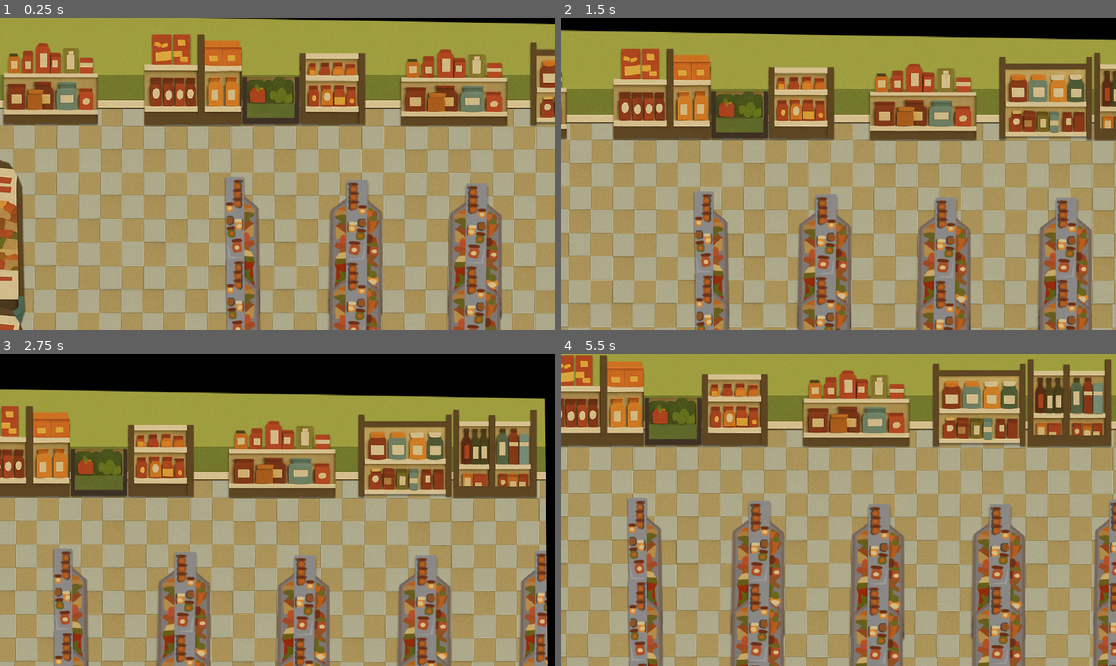
Above: before the commit, frames 1-4 (two rows, left to right).
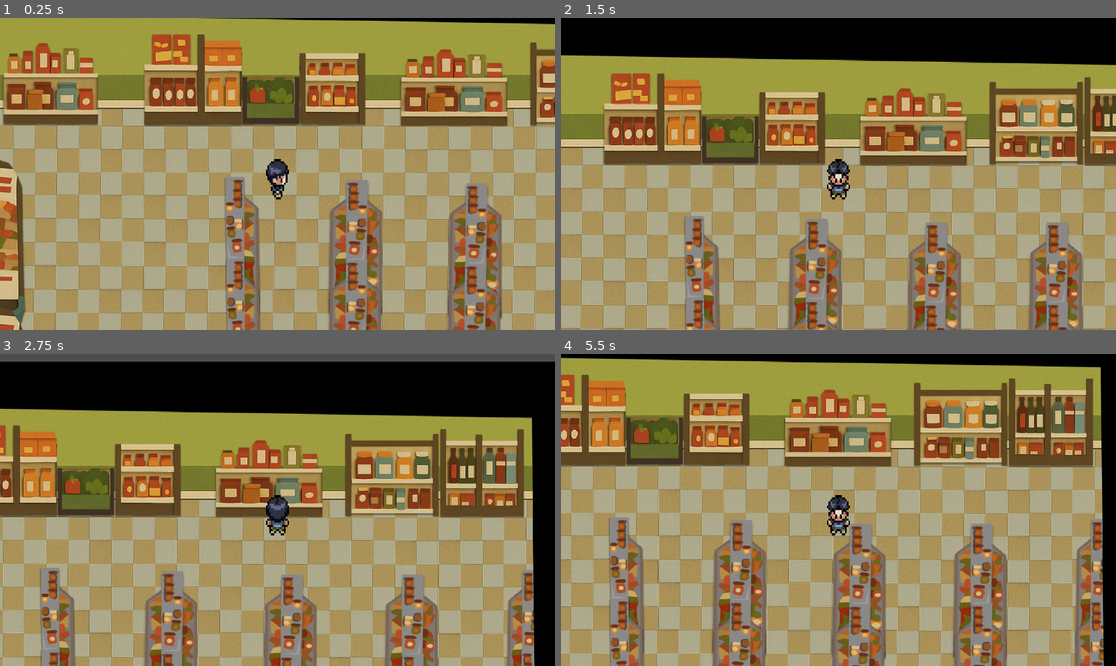
Above: after the commit, the same moments.

Repository: ezTomas/oferta_limitada
Game: Godot game, scene res://Scene/game.tscn
The game is run twice, just before and just after one commit, with the same random seed, the same clock (stepped at 60 frames per second) and the same inputs. The project has no main scene, so this scene is started directly.
Inputs:
- Up to frame 1 (0.25 s): no input
- Up to frame 2 (1.5 s): tap Enter at 0.5 s; hold W (Up) 0.53-1.28 s; hold D (Rigth) 0.53-1.28 s; hold S (Down) from 1.28 s (still down); tap D (Rigth) at 1.35 s
- Up to frame 3 (2.75 s): release S (Down) at 2.03 s; hold W (Up) from 2.03 s (still down); hold D (Rigth) from 2.03 s (still down)
- Up to frame 4 (5.5 s): release D (Rigth) at 2.78 s; tap D (Rigth) at 2.85, 4.35 s; tap Space at 3.5 s; release W (Up) at 3.53 s; hold D (Rigth) 3.53-4.28 s; hold A (Left) 3.53-5.03 s; tap Enter at 4.25 s; hold S (Down) from 5.03 s (still down); hold D (Rigth) from 5.03 s (still down)

The runs differ from the first frame. In frame 1, 0.4% of the frame differs, in the area x 47-53%, y 45-59%; in frame 2, 71%, in the area x 0-100%, y 3-100%; in frame 3, 63%; in frame 4, 65%.

Commit message:
Animaciones

Diff:
--- a/oferta-limitada/Scene/Escenario/gondola_1.tscn
+++ b/oferta-limitada/Scene/Escenario/gondola_1.tscn
@@ -22,5 +22,5 @@
 texture = ExtResource("3_85b1r")
 
 [node name="CollisionShape2D" type="CollisionShape2D" parent="."]
-position = Vector2(-28.3811, 18.4122)
+position = Vector2(-26, -20)
 shape = SubResource("RectangleShape2D_3upu0")
--- a/oferta-limitada/Scene/Escenario/gondola_2.tscn
+++ b/oferta-limitada/Scene/Escenario/gondola_2.tscn
@@ -17,5 +17,5 @@
 texture = ExtResource("2_6selo")
 
 [node name="CollisionShape2D" type="CollisionShape2D" parent="."]
-position = Vector2(-10.25, 61.25)
+position = Vector2(-8, 21)
 shape = SubResource("RectangleShape2D_cl8pp")
--- a/oferta-limitada/Scene/Escenario/gondola_3.tscn
+++ b/oferta-limitada/Scene/Escenario/gondola_3.tscn
@@ -12,5 +12,5 @@
 texture = ExtResource("1_hnyyu")
 
 [node name="CollisionShape2D" type="CollisionShape2D" parent="."]
-position = Vector2(2.5, 67.5)
+position = Vector2(2, 26)
 shape = SubResource("RectangleShape2D_ykcaw")
--- a/oferta-limitada/Scene/game.tscn
+++ b/oferta-limitada/Scene/game.tscn
@@ -15,8 +15,8 @@
 [ext_resource type="Texture2D" uid="uid://f68ug1x2hojn" path="res://Sprite/Escenario/EspacioLimite.png" id="13_vaj68"]
 
 [sub_resource type="SegmentShape2D" id="SegmentShape2D_sqb0o"]
-a = Vector2(891.888, 145.632)
-b = Vector2(-814.779, 145.632)
+a = Vector2(885.032, 115.037)
+b = Vector2(-817.348, 118.708)
 
 [sub_resource type="RectangleShape2D" id="RectangleShape2D_cvvdq"]
 size = Vector2(156.787, 1071.43)
@@ -29,24 +29,36 @@
 
 [node name="Game" type="Node2D"]
 
+[node name="Piso" type="StaticBody2D" parent="."]
+
+[node name="Sprite2D" type="Sprite2D" parent="Piso"]
+position = Vector2(1005.5, 653)
+scale = Vector2(1.03802, 1.2037)
+texture = ExtResource("2_215e1")
+
+[node name="Pared" type="Sprite2D" parent="."]
+position = Vector2(759.75, -136.25)
+scale = Vector2(0.975495, 1.26959)
+texture = ExtResource("1_lc2xo")
+
+[node name="Gondola3" parent="." instance=ExtResource("6_rvswv")]
+position = Vector2(1281, -57)
+scale = Vector2(1.76, 1.24)
+
+[node name="Gondola2" parent="." instance=ExtResource("5_e8heu")]
+position = Vector2(1739, -65)
+scale = Vector2(1.2, 1.4)
+
+[node name="Gondola1" parent="." instance=ExtResource("4_80cx4")]
+position = Vector2(795, -20)
+scale = Vector2(1.36, 1.72)
+
 [node name="CharacterBody2D" parent="." instance=ExtResource("3_7sc4i")]
 position = Vector2(816, 176)
 scale = Vector2(0.447188, 0.562705)
 motion_mode = 1
 
 [node name="Escenario" type="Node2D" parent="."]
-
-[node name="Piso" type="StaticBody2D" parent="Escenario"]
-
-[node name="Sprite2D" type="Sprite2D" parent="Escenario/Piso"]
-position = Vector2(1005.5, 653)
-scale = Vector2(1.03802, 1.2037)
-texture = ExtResource("2_215e1")
-
-[node name="Pared" type="Sprite2D" parent="Escenario"]
-position = Vector2(759.75, -136.25)
-scale = Vector2(0.975495, 1.26959)
-texture = ExtResource("1_lc2xo")
 
 [node name="GondolasLaterales" type="Node2D" parent="Escenario"]
 position = Vector2(695, 495)
@@ -104,18 +116,6 @@
 [node name="Gondolas" type="Node2D" parent="Escenario"]
 position = Vector2(57, 1089)
 
-[node name="Gondola1" parent="Escenario/Gondolas" instance=ExtResource("4_80cx4")]
-position = Vector2(738, -1109)
-scale = Vector2(1.36, 1.72)
-
-[node name="Gondola2" parent="Escenario/Gondolas" instance=ExtResource("5_e8heu")]
-position = Vector2(1682, -1154)
-scale = Vector2(1.2, 1.4)
-
-[node name="Gondola3" parent="Escenario/Gondolas" instance=ExtResource("6_rvswv")]
-position = Vector2(1224, -1146)
-scale = Vector2(1.76, 1.24)
-
 [node name="Gondola3_1" parent="Escenario/Gondolas" instance=ExtResource("6_rvswv")]
 position = Vector2(151, -1156)
 scale = Vector2(1.56, 1.32)
--- a/oferta-limitada/Scene/player.gd
+++ b/oferta-limitada/Scene/player.gd
@@ -1,24 +1,39 @@
 extends CharacterBody2D
 class_name player
 
-@export var Speed: float = 300
-var screen_size
+var is_facing_right: bool = true
+@export var speed: float = 300
+@onready var animated_sprite: AnimatedSprite2D = $AnimatedSprite2D
 
+func _physics_process(delta: float) -> void:
+	move_x()
+	move_y()
+	flip_h()
+	animacion()
+	move_and_slide()
 
-func _process(delta: float) -> void:
-	var velocity = Vector2.ZERO # The player's movement vector.
-	if Input.is_action_pressed("Rigth"):
-		velocity.x += 1
-	if Input.is_action_pressed("Left"):
-		velocity.x -= 1
-	if Input.is_action_pressed("Down"):
-		velocity.y += 1
-	if Input.is_action_pressed("Up"):
-		velocity.y -= 1
+func move_x():
+	var input_axis_x = Input.get_axis("Left", "Rigth")
+	velocity.x = input_axis_x * speed
 
-	position += velocity * delta * Speed
+func move_y():
+	var input_axis_y = Input.get_axis("Up","Down")
+	velocity.y = input_axis_y * speed
 
-	move_and_slide()
+func flip_h():
+	if (is_facing_right and velocity.x < 0) or (not is_facing_right and velocity.x > 0):
+			scale.x *= -1
+			is_facing_right = not is_facing_right
+
+func animacion():
+	if velocity.x:
+		animated_sprite.play("caminar_costado")
+
+	if velocity.y > 0:
+		animated_sprite.play("caminar_abajo")
+
+	if velocity.y < 0:
+		animated_sprite.play("caminar_arriba")
 
 func start(pos):
 	position = pos
--- a/oferta-limitada/Scene/player.tscn
+++ b/oferta-limitada/Scene/player.tscn
@@ -4,9 +4,6 @@
 [ext_resource type="Texture2D" uid="uid://dniec34lyff1k" path="res://Sprite/Personaje/Adelante-Sheet 16x26.png" id="2_58ae2"]
 [ext_resource type="Texture2D" uid="uid://b6vdil3q1yglj" path="res://Sprite/Personaje/Atras-Sheet 16x26.png" id="3_ivevv"]
 [ext_resource type="Texture2D" uid="uid://cyu8uvsdxb1cr" path="res://Sprite/Personaje/Costado-Sheet 16x26.png" id="4_r6jsd"]
-
-[sub_resource type="RectangleShape2D" id="RectangleShape2D_y8w33"]
-size = Vector2(129, 126)
 
 [sub_resource type="AtlasTexture" id="AtlasTexture_p6qlh"]
 atlas = ExtResource("2_58ae2")
@@ -110,17 +107,21 @@
 "speed": 8.0
 }]
 
+[sub_resource type="RectangleShape2D" id="RectangleShape2D_y8w33"]
+size = Vector2(129, 181)
+
 [node name="CharacterBody2D" type="CharacterBody2D"]
 position = Vector2(-1, 0)
 script = ExtResource("1_y8w33")
 
+[node name="AnimatedSprite2D" type="AnimatedSprite2D" parent="."]
+sprite_frames = SubResource("SpriteFrames_lhccw")
+animation = &"caminar_costado"
+flip_h = true
+
 [node name="CollisionShape2D" type="CollisionShape2D" parent="."]
-position = Vector2(2.5, 1)
+position = Vector2(2.5, 28.5)
 shape = SubResource("RectangleShape2D_y8w33")
 
 [node name="Camera2D" type="Camera2D" parent="."]
 zoom = Vector2(0.78, 0.78)
-
-[node name="AnimatedSprite2D" type="AnimatedSprite2D" parent="."]
-sprite_frames = SubResource("SpriteFrames_lhccw")
-animation = &"caminar_costado"
